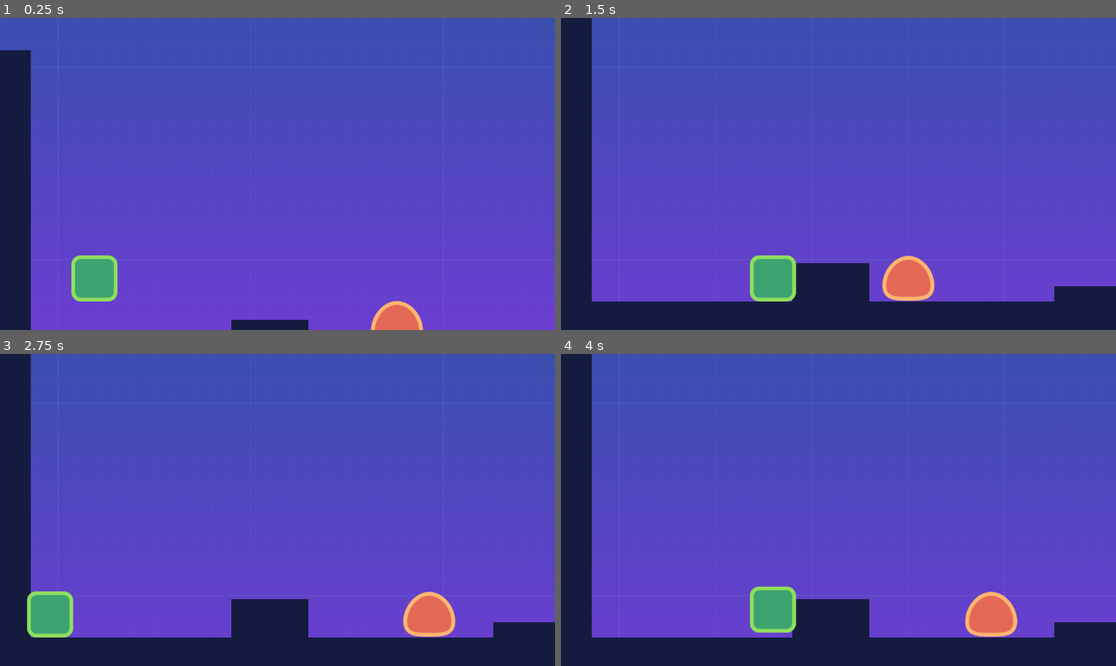
Above: before the commit, frames 1-4 (two rows, left to right).
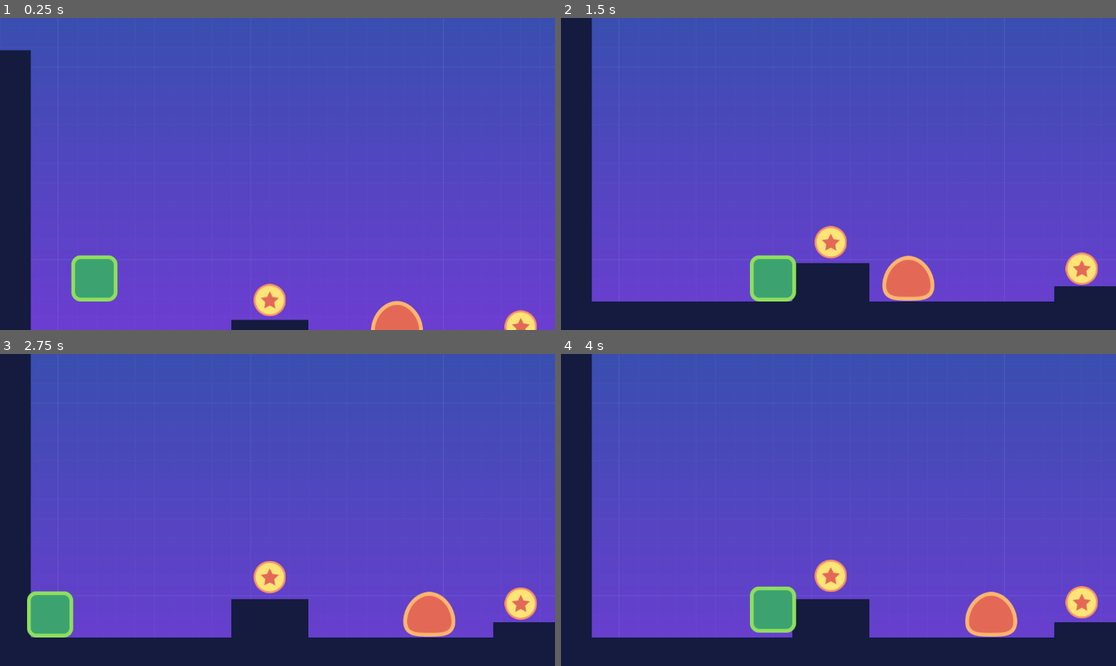
Above: after the commit, the same moments.

Repository: BozWorld/FirstPlatFormer---Godot--
Game: Godot game, scene res://src/Levels/level_template.tscn
The game is run twice, just before and just after one commit, with the same random seed, the same clock (stepped at 60 frames per second) and the same inputs.
Inputs:
- Up to frame 1 (0.25 s): no input
- Up to frame 2 (1.5 s): hold D (move_right) from 0.53 s (still down); tap Space (jump) at 0.77 s
- Up to frame 3 (2.75 s): tap Space (jump) at 1.52 s; release D (move_right) at 2.03 s; hold A (move_left) from 2.03 s (still down)
- Up to frame 4 (4 s): release A (move_left) at 2.78 s; hold D (move_right) from 2.78 s (still down); tap Space (jump) at 3.02, 3.77 s

The runs differ from the first frame. In frame 1, 0.8% of the frame differs, in the area x 45-97%, y 85-100%; in frame 2, 1.0%, in the area x 45-97%, y 66-86%; in frame 3, 1.0%; in frame 4, 1.0%.

Commit message:
{{add coins}}

Diff:
--- a/src/Actors/Enemy.tscn
+++ b/src/Actors/Enemy.tscn
@@ -10,7 +10,6 @@
 size = Vector2(21.8519, 5.24039)
 
 [node name="Enemy" type="CharacterBody2D"]
-position = Vector2(2318, 288)
 collision_layer = 2
 collision_mask = 9
 slide_on_ceiling = false
--- a/src/Actors/player.tscn
+++ b/src/Actors/player.tscn
@@ -10,7 +10,6 @@
 size = Vector2(90, 87)
 
 [node name="Player" type="CharacterBody2D"]
-position = Vector2(610, 90)
 collision_mask = 8
 slide_on_ceiling = false
 script = ExtResource("1_l1l7o")
--- a/src/Levels/level_template.tscn
+++ b/src/Levels/level_template.tscn
@@ -1,9 +1,10 @@
-[gd_scene load_steps=8 format=3 uid="uid://dg7ol1iksfvaa"]
+[gd_scene load_steps=9 format=3 uid="uid://dg7ol1iksfvaa"]
 
 [ext_resource type="Texture2D" uid="uid://dr5xg6y14l4kg" path="res://assets/background.png" id="1_6vo1u"]
 [ext_resource type="Texture2D" uid="uid://xjmayoeckbgy" path="res://assets/tileset.png" id="1_tiluj"]
 [ext_resource type="PackedScene" uid="uid://hp12fxb3s6xt" path="res://src/Actors/player.tscn" id="2_t0c3j"]
 [ext_resource type="PackedScene" uid="uid://1rysi22lhi85" path="res://src/Actors/Enemy.tscn" id="3_8w6mi"]
+[ext_resource type="PackedScene" uid="uid://dxhtwn76nm1xa" path="res://src/object/coin.tscn" id="5_e4bod"]
 
 [sub_resource type="TileMapPattern" id="TileMapPattern_i4uv8"]
 tile_data = PackedInt32Array(0, 262144, 0, 65536, 262144, 1, 131072, 262144, 2, 196608, 262144, 3, 262144, 262144, 4, 1 …(265 unchanged characters)…
@@ -443,4 +444,10 @@
 [node name="Enemy" parent="." instance=ExtResource("3_8w6mi")]
 position = Vector2(964, 435)
 
+[node name="Coin" parent="." instance=ExtResource("5_e4bod")]
+position = Vector2(560, 450)
+
+[node name="Coin2" parent="." instance=ExtResource("5_e4bod")]
+position = Vector2(1081, 505)
+
 [editable path="Player"]
--- /dev/null
+++ b/src/object/Coin.gd
@@ -0,0 +1,7 @@
+extends Area2D
+
+@onready var anim_player: AnimationPlayer = get_node("AnimationPlayer")
+
+
+func _on_body_entered(body):
+	anim_player.play("fade_out")
--- /dev/null
+++ b/src/object/coin.tscn
@@ -0,0 +1,108 @@
+[gd_scene load_steps=8 format=3 uid="uid://dxhtwn76nm1xa"]
+
+[ext_resource type="Script" path="res://src/object/Coin.gd" id="1_l4gba"]
+[ext_resource type="Texture2D" uid="uid://xl3b3677tnq5" path="res://assets/coin.png" id="1_rds5t"]
+
+[sub_resource type="CircleShape2D" id="CircleShape2D_wxqw7"]
+radius = 36.2215
+
+[sub_resource type="Animation" id="Animation_hu3kc"]
+resource_name = "boucing"
+length = 1.2
+loop_mode = 1
+tracks/0/type = "value"
+tracks/0/imported = false
+tracks/0/enabled = true
+tracks/0/path = NodePath(".:position")
+tracks/0/interp = 1
+tracks/0/loop_wrap = true
+tracks/0/keys = {
+"times": PackedFloat32Array(0, 0.7),
+"transitions": PackedFloat32Array(-2, -2),
+"update": 0,
+"values": [Vector2(0, 10), Vector2(0, -9)]
+}
+
+[sub_resource type="Animation" id="Animation_cwokv"]
+length = 0.001
+tracks/0/type = "value"
+tracks/0/imported = false
+tracks/0/enabled = true
+tracks/0/path = NodePath(".:position")
+tracks/0/interp = 1
+tracks/0/loop_wrap = true
+tracks/0/keys = {
+"times": PackedFloat32Array(0),
+"transitions": PackedFloat32Array(1),
+"update": 0,
+"values": [Vector2(0, 0)]
+}
+tracks/1/type = "value"
+tracks/1/imported = false
+tracks/1/enabled = true
+tracks/1/path = NodePath("..:modulate")
+tracks/1/interp = 1
+tracks/1/loop_wrap = true
+tracks/1/keys = {
+"times": PackedFloat32Array(0),
+"transitions": PackedFloat32Array(1),
+"update": 0,
+"values": [Color(1, 1, 1, 1)]
+}
+
+[sub_resource type="Animation" id="Animation_mkrlk"]
+resource_name = "fade_out"
+length = 0.6
+tracks/0/type = "value"
+tracks/0/imported = false
+tracks/0/enabled = true
+tracks/0/path = NodePath("..:modulate")
+tracks/0/interp = 1
+tracks/0/loop_wrap = true
+tracks/0/keys = {
+"times": PackedFloat32Array(0, 0.6),
+"transitions": PackedFloat32Array(1, 1),
+"update": 0,
+"values": [Color(1, 1, 1, 1), Color(1, 1, 1, 0)]
+}
+tracks/1/type = "method"
+tracks/1/imported = false
+tracks/1/enabled = true
+tracks/1/path = NodePath("..")
+tracks/1/interp = 1
+tracks/1/loop_wrap = true
+tracks/1/keys = {
+"times": PackedFloat32Array(0.6),
+"transitions": PackedFloat32Array(1),
+"values": [{
+"args": [],
+"method": &"queue_free"
+}]
+}
+
+[sub_resource type="AnimationLibrary" id="AnimationLibrary_dv4bx"]
+_data = {
+"RESET": SubResource("Animation_cwokv"),
+"boucing": SubResource("Animation_hu3kc"),
+"fade_out": SubResource("Animation_mkrlk")
+}
+
+[node name="Coin" type="Area2D"]
+collision_layer = 4
+script = ExtResource("1_l4gba")
+
+[node name="Coin" type="Sprite2D" parent="."]
+texture = ExtResource("1_rds5t")
+
+[node name="CollisionShape2D" type="CollisionShape2D" parent="."]
+shape = SubResource("CircleShape2D_wxqw7")
+debug_color = Color(0.556863, 0, 0.996078, 0.419608)
+
+[node name="AnimationPlayer" type="AnimationPlayer" parent="."]
+root_node = NodePath("../Coin")
+autoplay = "boucing"
+libraries = {
+"": SubResource("AnimationLibrary_dv4bx")
+}
+
+[connection signal="body_entered" from="." to="." method="_on_body_entered"]
